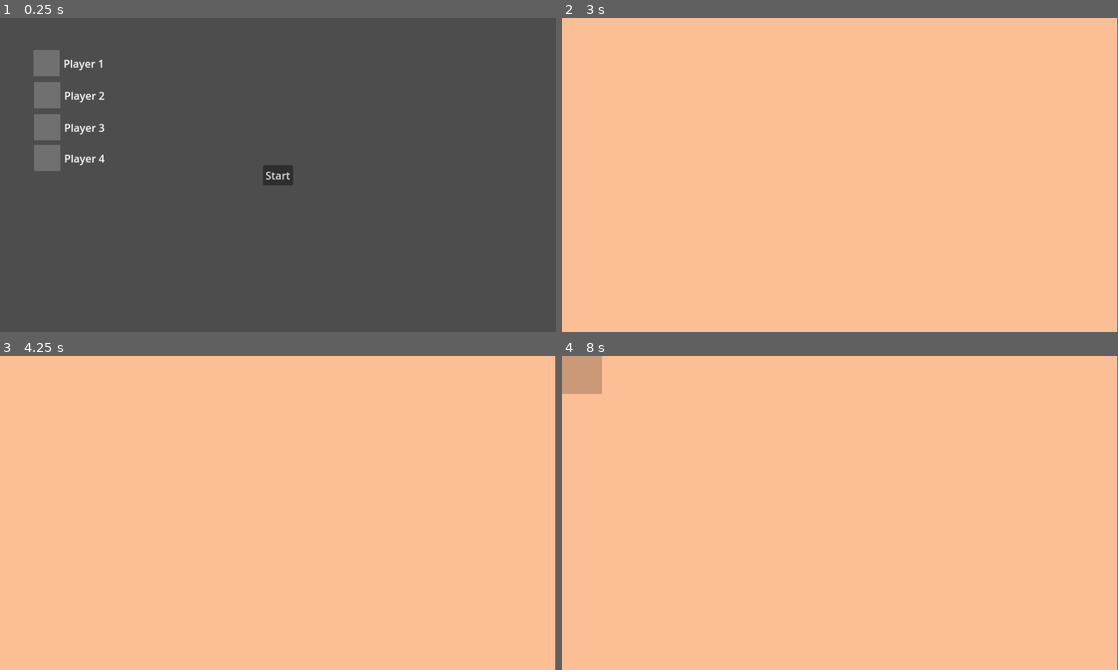
Above: before the commit, frames 1-4 (two rows, left to right).
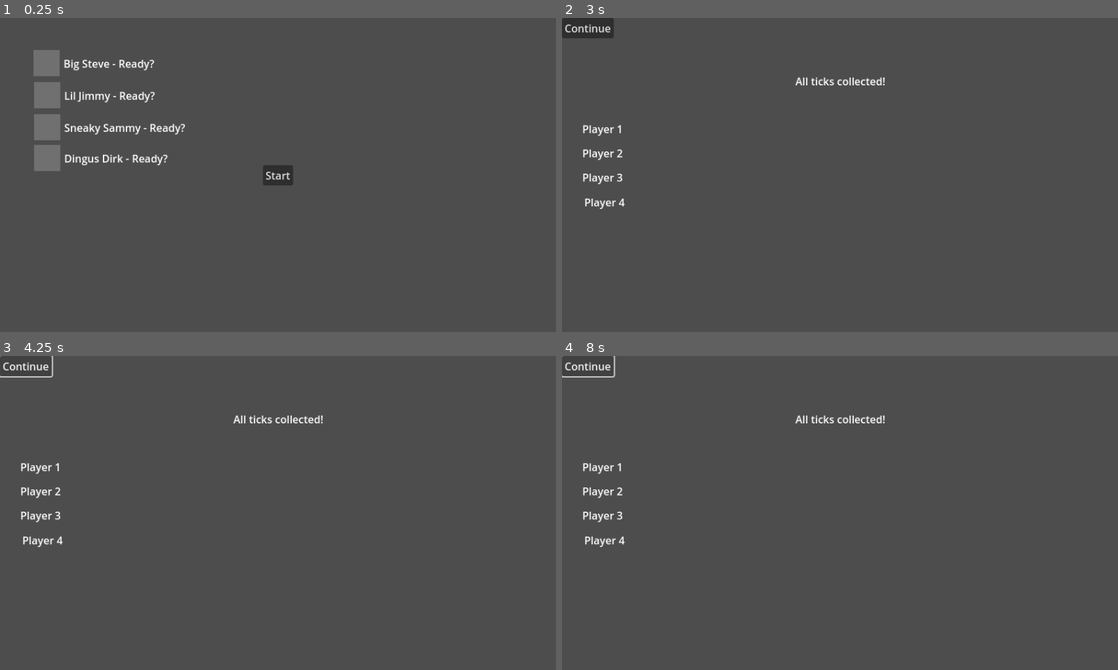
Above: after the commit, the same moments.

Repository: Topech/tick-souls
Game: Godot game, scene res://main.tscn
Two runs of this game, one before a commit and one after it. Both use one fixed random seed, a clock stepped at 60 frames per second and the inputs below. This scene is started directly instead of the project's main scene.
Inputs (mouse positions are in pixels of both pictures, inside the frame that each line leads up to):
- Up to frame 1 (0.25 s): no input
- Up to frame 2 (3 s): click "Start" at 0.5 s; click "Start" at 1.25 s; click "Start" at 2 s; tap Enter at 2.75 s; hold P from 2.78 s (still down)
- Up to frame 3 (4.25 s): release P at 3.5 s; click (27, 365) at 3.5 s, where only the run after the commit has a clickable "Continue"
- Up to frame 4 (8 s): click (589, 365) at 4.25 s, where only the run after the commit has a clickable "Continue"; click (589, 365) at 5 s, where only the run after the commit has a clickable "Continue"; tap Space at 5.75, 7.25 s; tap P at 5.85, 7.35 s; tap Enter at 6.5 s; hold P 6.53-7.28 s

The runs differ from the first frame. In frame 1, 1.1% of the frame differs, in the area x 11-34%, y 13-47%; in frame 2, 100%, in the area x 0-100%, y 0-100%; in frame 3, 100%; in frame 4, 100%.
Error before the commit: Invalid access to property or key 'position' on a base object of type 'Nil'. (res://tweezers.gd:32)
Error after the commit: Invalid access to property or key 'Big Steve' on a base object of type 'String'. (res://root_scenes/round/round_leaderboard.gd:14)

Commit message:
WIP(round-leaderboard): new leaderboard and player names

Diff:
--- a/global/global.gd
+++ b/global/global.gd
@@ -11,3 +11,11 @@
 }
 
 var all_possible_players = Array(Global.players.values()).filter(func(x): return x != Global.players.NO_PLAYER)
+
+
+var player_names = {
+	players.PLAYER_1: "Big Steve",
+	players.PLAYER_2: "Lil Jimmy",
+	players.PLAYER_3: "Sneaky Sammy",
+	players.PLAYER_4: "Dingus Dirk"
+}
--- a/main.gd
+++ b/main.gd
@@ -1,10 +1,21 @@
 extends Node
 
 
+@onready var main_menu = $MainMenu
+var round: Node
+var round_leaderboard: Node
 
 
 func _on_main_menu_start_game() -> void:
-	var round = preload("res://root_scenes/round/round.tscn").instantiate()
+	round = preload("res://root_scenes/round/round.tscn").instantiate()
+	round.round_ended.connect(_on_round_end)
 	add_child(round)
-	var main_menu = $MainMenu
 	remove_child(main_menu)
+	main_menu = null
+
+
+func _on_round_end() -> void:
+	round_leaderboard = preload("res://root_scenes/round/round_leaderboard.tscn").instantiate()
+	add_child(round_leaderboard)
+	remove_child(round)
+	round = null
--- a/root_scenes/main_menu/main_menu.gd
+++ b/root_scenes/main_menu/main_menu.gd
@@ -3,6 +3,19 @@
 signal start_game
 
 
+@onready var p1_label = $PlayerIndicator1/Label
+@onready var p2_label = $PlayerIndicator2/Label
+@onready var p3_label = $PlayerIndicator3/Label
+@onready var p4_label = $PlayerIndicator4/Label
+
+
+func _ready() -> void:
+	p1_label.text = Global.player_names[Global.players.PLAYER_1] + " - Ready?"
+	p2_label.text = Global.player_names[Global.players.PLAYER_2] + " - Ready?"
+	p3_label.text = Global.player_names[Global.players.PLAYER_3] + " - Ready?"
+	p4_label.text = Global.player_names[Global.players.PLAYER_4] + " - Ready?"
+
+
 func _on_button_pressed() -> void:
 	if len(PlayerInputDevices.get_all_players()) > 0:
 		start_game.emit()
--- a/root_scenes/round/round.gd
+++ b/root_scenes/round/round.gd
@@ -1,5 +1,6 @@
 extends Node2D
 
+signal round_ended
 
 @onready var player_container = $PlayerSpawner/PlayerContainer
 
@@ -23,3 +24,8 @@
 	add_child(tweezers)
 	tweezers.failed.connect(_on_tweezers_failed)
 	$TweezerSpawnTimer.wait_time = 10
+
+
+func _process(_delta: float) -> void:
+	if len(player_container.get_all_players()) == 0:
+		round_ended.emit()
--- /dev/null
+++ b/root_scenes/round/round_leaderboard.gd
@@ -0,0 +1,21 @@
+extends Control
+
+
+signal continue_pressed
+
+
+@onready var p1_label = $P1Label
+@onready var p2_label = $P2Label
+@onready var p3_label = $P3Label
+@onready var p4_label = $P4Label
+
+
+func _ready() -> void:
+	p1_label.text[Global.player_names[Global.players.PLAYER_1]]
+	p2_label.text[Global.player_names[Global.players.PLAYER_2]]
+	p3_label.text[Global.player_names[Global.players.PLAYER_3]]
+	p4_label.text[Global.player_names[Global.players.PLAYER_4]]
+
+
+func _on_continue_button_pressed() -> void:
+	continue_pressed.emit()
--- /dev/null
+++ b/root_scenes/round/round_leaderboard.tscn
@@ -0,0 +1,63 @@
+[gd_scene load_steps=3 format=3 uid="uid://b3k2unjn7lu28"]
+
+[ext_resource type="PackedScene" uid="uid://b04w04pjffg0j" path="res://ui/continue_button.tscn" id="1_100ng"]
+[ext_resource type="Script" uid="uid://bn1o76je6kiyr" path="res://root_scenes/round/round_leaderboard.gd" id="1_ihch3"]
+
+[node name="RoundLeaderboard" type="Control"]
+layout_mode = 3
+anchors_preset = 15
+anchor_right = 1.0
+anchor_bottom = 1.0
+grow_horizontal = 2
+grow_vertical = 2
+script = ExtResource("1_ihch3")
+
+[node name="Title" type="Label" parent="."]
+layout_mode = 1
+anchors_preset = 8
+anchor_left = 0.5
+anchor_top = 0.5
+anchor_right = 0.5
+anchor_bottom = 0.5
+offset_left = -61.0
+offset_top = -155.0
+offset_right = 62.0
+offset_bottom = -132.0
+grow_horizontal = 2
+grow_vertical = 2
+text = "All ticks collected!"
+
+[node name="ContinueButton" parent="." instance=ExtResource("1_100ng")]
+layout_mode = 0
+anchors_preset = 0
+
+[node name="P1Label" type="Label" parent="."]
+layout_mode = 0
+offset_left = 31.0
+offset_top = 158.0
+offset_right = 71.0
+offset_bottom = 181.0
+text = "Player 1"
+
+[node name="P2Label" type="Label" parent="."]
+offset_left = 31.0
+offset_top = 195.0
+offset_right = 93.0
+offset_bottom = 218.0
+text = "Player 2"
+
+[node name="P3Label" type="Label" parent="."]
+offset_left = 31.0
+offset_top = 232.0
+offset_right = 93.0
+offset_bottom = 255.0
+text = "Player 3"
+
+[node name="P4Label" type="Label" parent="."]
+offset_left = 34.0
+offset_top = 270.0
+offset_right = 96.0
+offset_bottom = 293.0
+text = "Player 4"
+
+[connection signal="pressed" from="ContinueButton" to="." method="_on_continue_button_pressed"]
--- /dev/null
+++ b/ui/continue_button.tscn
@@ -0,0 +1,15 @@
+[gd_scene format=3 uid="uid://b04w04pjffg0j"]
+
+[node name="ContinueButton" type="Button"]
+anchors_preset = 7
+anchor_left = 0.5
+anchor_top = 1.0
+anchor_right = 0.5
+anchor_bottom = 1.0
+offset_left = -39.0
+offset_top = -76.0
+offset_right = 40.0
+offset_bottom = -45.0
+grow_horizontal = 2
+grow_vertical = 0
+text = "Continue"
Not shown, added: root_scenes/round/round_leaderboard.gd.uid
